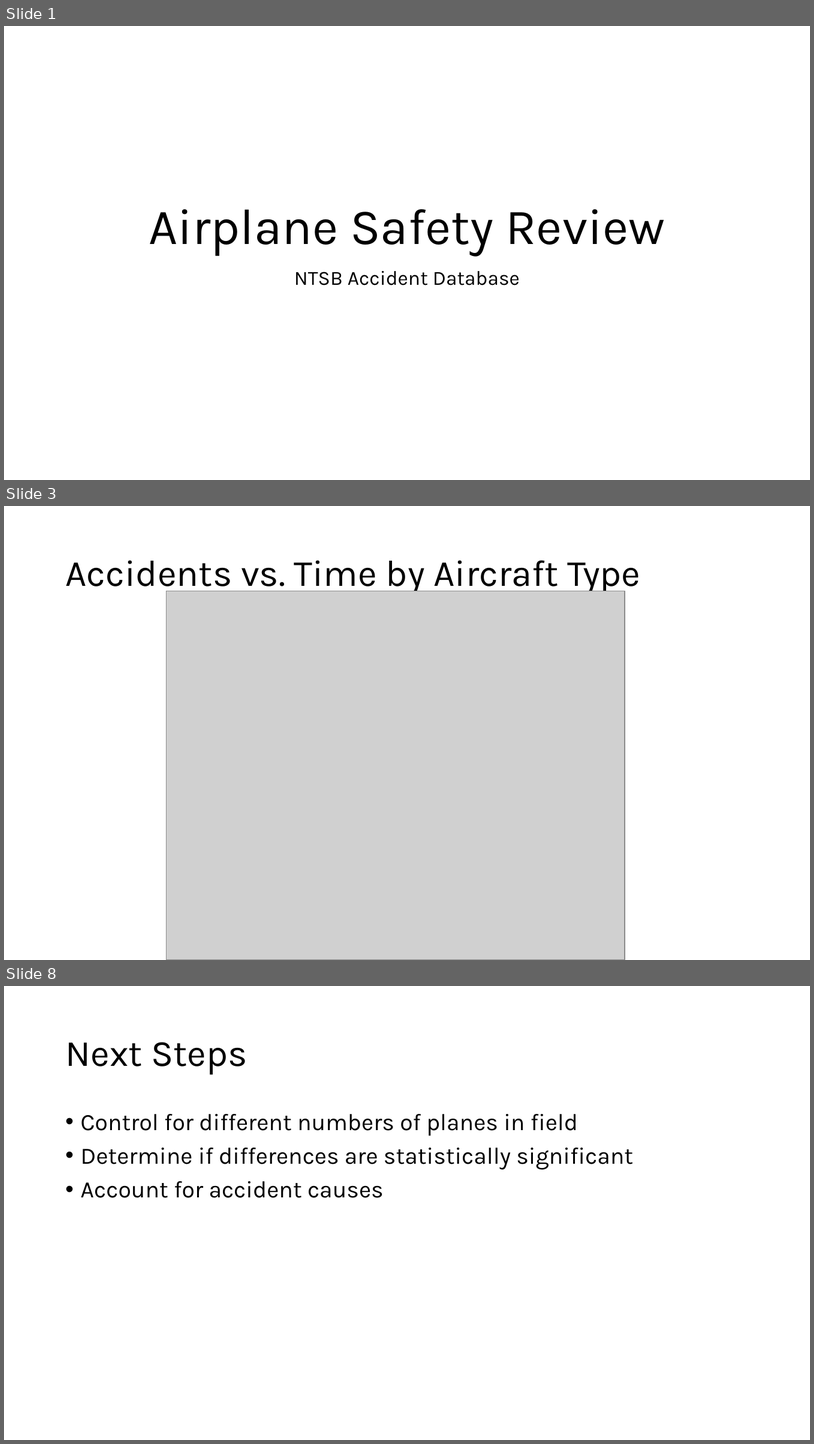
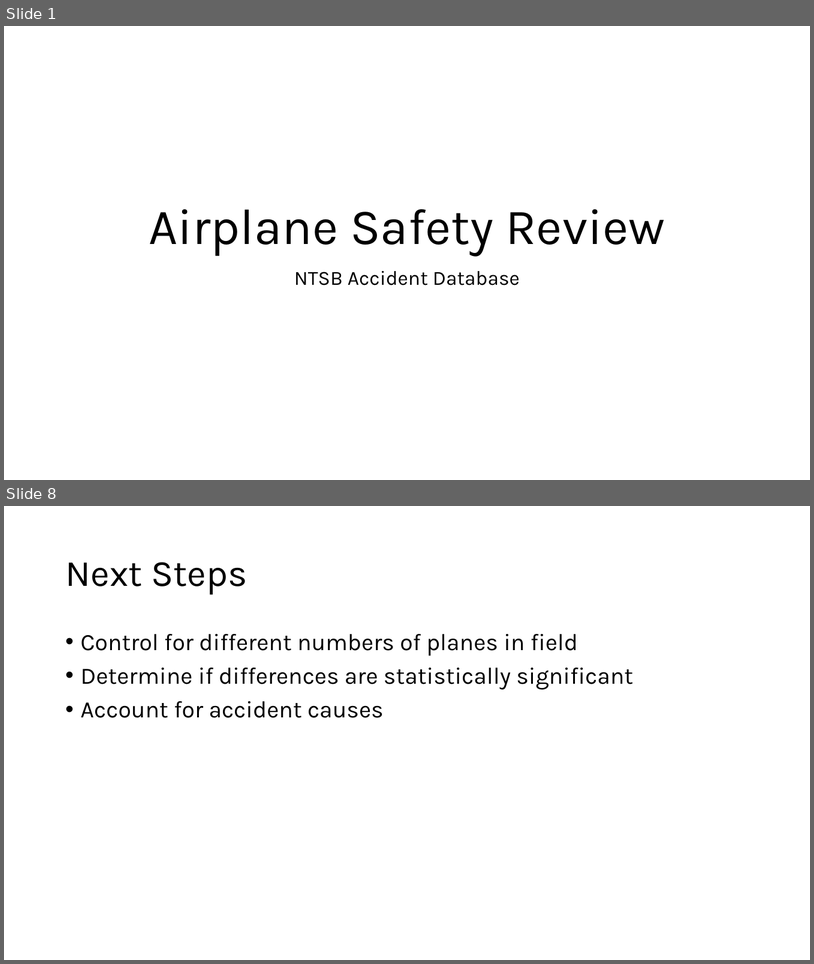
Before and after one commit to jgoett2/AirplaneRecommendations, a slide deck: Presentation.pptx. Shown one above the other, each under a label of ours: slides 1, 3 and 8 before the commit, slides 1 and 8 after it; the slides between them are not shown. The pictures are 814x1444 and 814x964 pixels, drawn with LibreOffice and Linux fonts; fonts in the diff are those of the drawing; grey boxes stand for pictures. Boxes give left, top, right and bottom in pixels: in the first picture for what was removed or moved away, otherwise in the second. Text is boxed around its words. In the diff, an @@ line names an element or a change of style, - is before the commit and + after.

```diff
--- a/Presentation.pptx
+++ b/Presentation.pptx
@@ slide 3 removed at (x1=4, y1=506, x2=810, y2=960), background #FFFFFF @@
@@ title removed at (x1=65, y1=560, x2=641, y2=595) @@
-Accidents vs. Time by Aircraft Type
@@ picture removed at (x1=166, y1=591, x2=624, y2=960) @@
```
Also in this commit, not shown: 2 slides changed, 4 slides added, 3 other slides removed, 1 other file.
